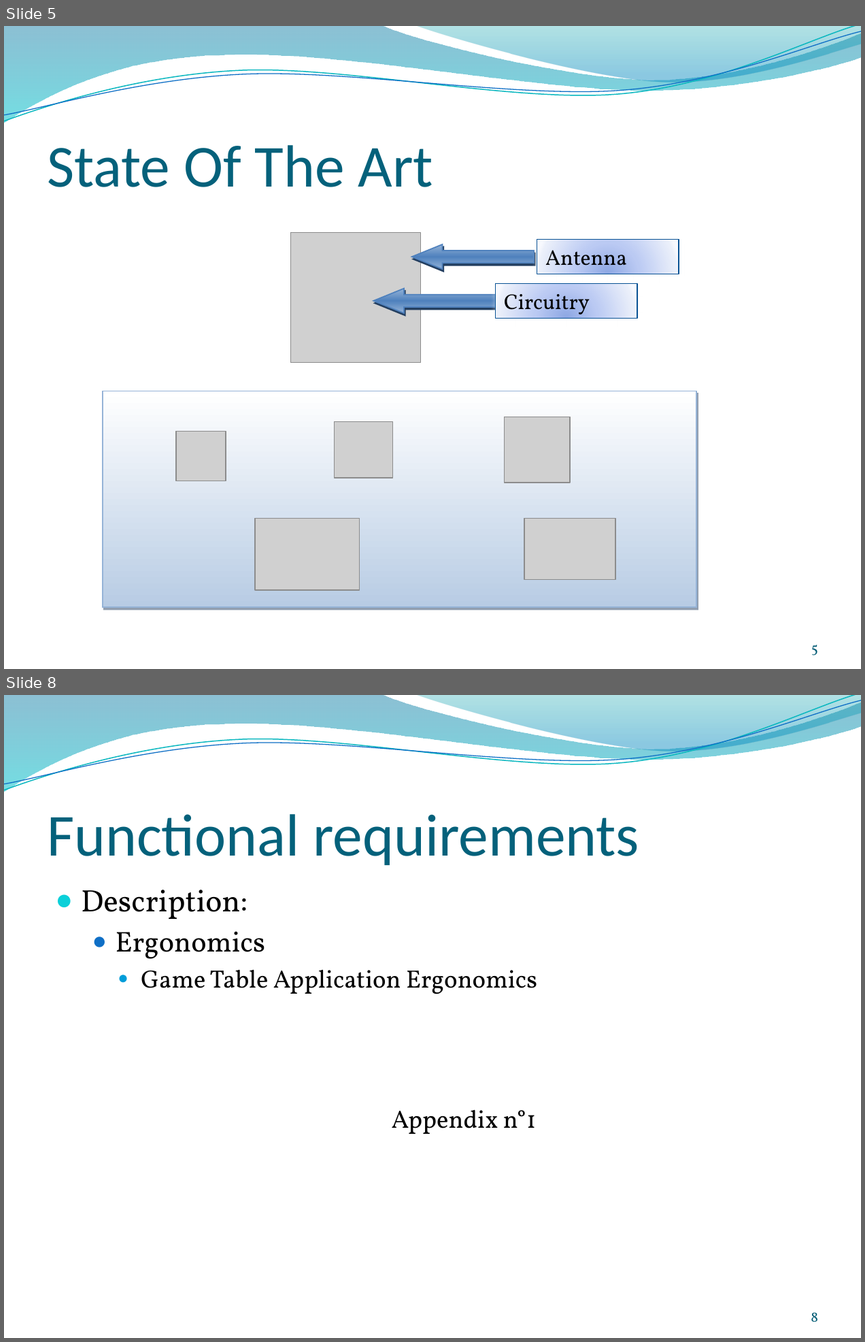
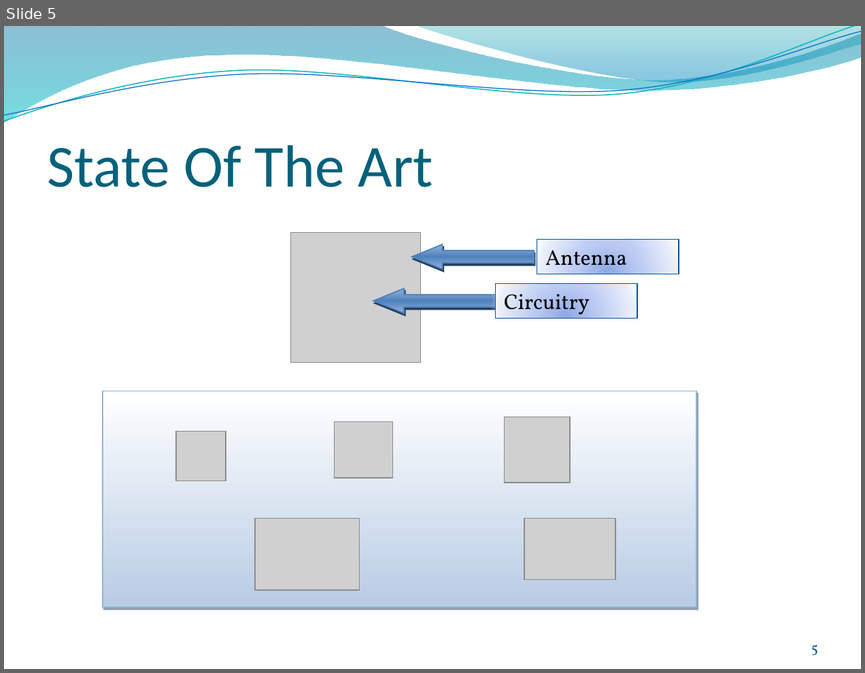
Before and after one commit to anbrous/project, a slide deck: Blue_weasel/blueweasel_docs/presentation/Pre-soutenance Projet Blue Weasel.pptx. Shown one above the other, each under a label of ours: slides 5 and 8 before the commit, slide 5 after it; the slides between them are not shown. The pictures are 865x1342 and 865x673 pixels, drawn with LibreOffice and Linux fonts; fonts in the diff are those of the drawing; grey boxes stand for pictures; background and template pictures are left out. Boxes give left, top, right and bottom in pixels: in the first picture for what was removed or moved away, otherwise in the second. Text is boxed around its words. In the diff, an @@ line names an element or a change of style, - is before the commit and + after.

```diff
--- a/Blue_weasel/blueweasel_docs/presentation/Pre-soutenance Projet Blue Weasel.pptx
+++ b/Blue_weasel/blueweasel_docs/presentation/Pre-soutenance Projet Blue Weasel.pptx
@@ slide 8 removed at [4,695,861,1338], background picture (left out); not listed: 4 template elements that a slide beside it also shows @@
@@ title removed at [47,814,639,865] @@
-Functional requirements
@@ text removed at [81,889,537,1134] @@
-● Description:
-  ● Ergonomics
-    ● Game Table Application Ergonomics
-    Appendix n°1
@@ page number removed at [810,1312,818,1321] @@
-8
```
Also in this commit, not shown: 6 slides changed, 11 slides added, 4 other slides removed, 19 other files.
